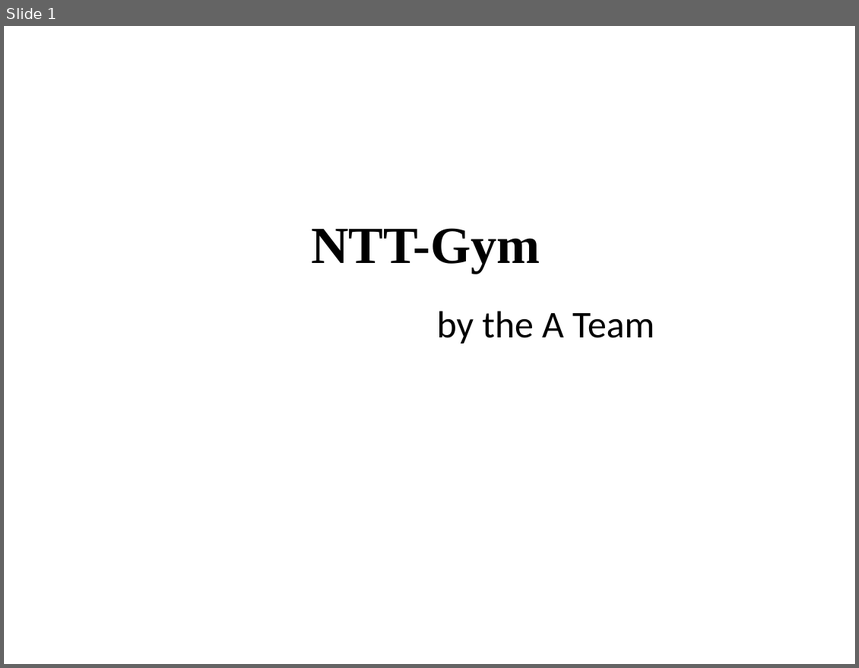
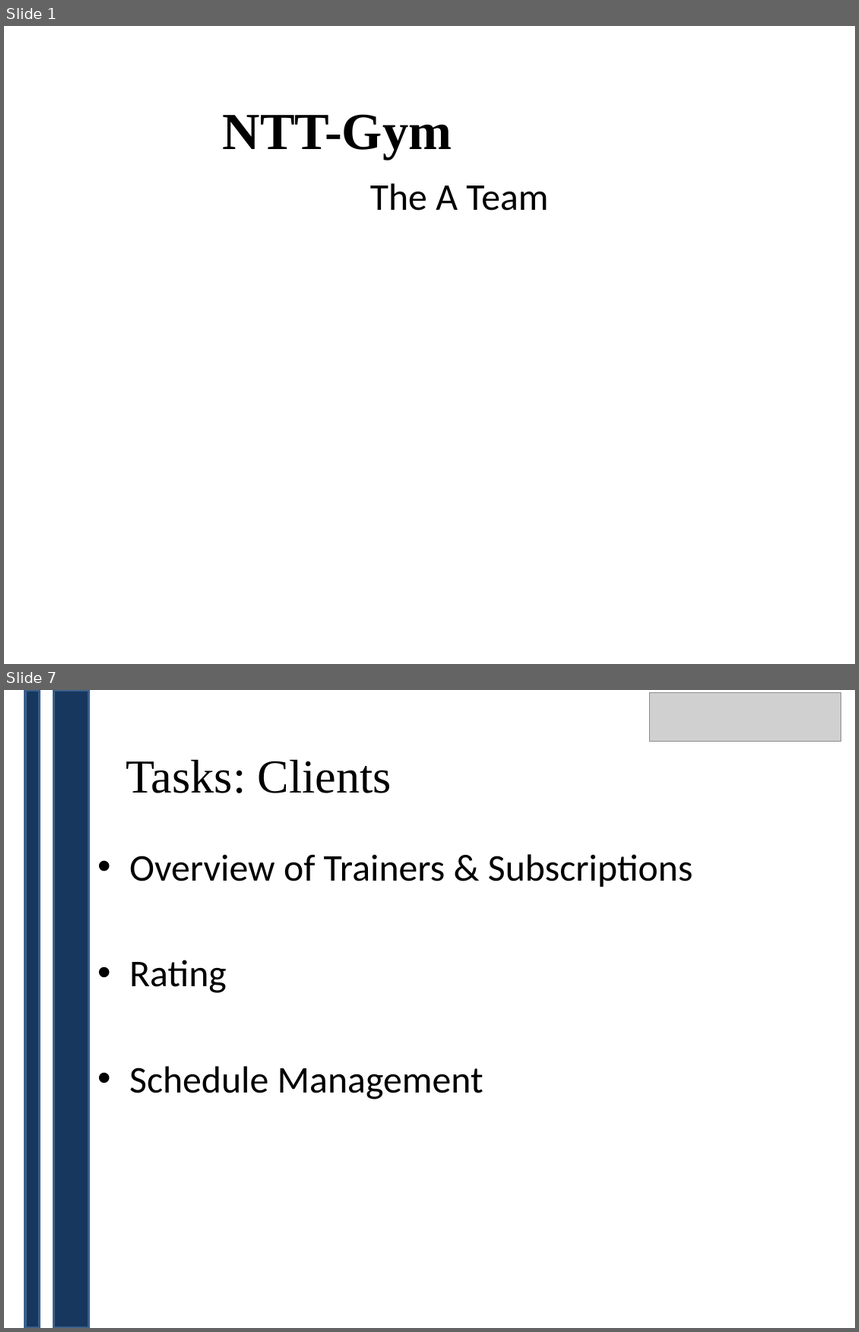
Before and after one commit to CCMV2/GymApplication, a slide deck: documentation/Documents/NTT-Gym.pptx. Shown one above the other, each under a label of ours: slide 1 before the commit, slides 1 and 7 after it; the slides between them are not shown. The pictures are 859x668 and 859x1332 pixels, drawn with LibreOffice and Linux fonts; fonts in the diff are those of the drawing; grey boxes stand for pictures; background and template pictures are left out. Boxes give left, top, right and bottom in pixels: in the first picture for what was removed or moved away, otherwise in the second. Text is boxed around its words. In the diff, an @@ line names an element or a change of style, - is before the commit and + after.

```diff
--- a/documentation/Documents/NTT-Gym.pptx
+++ b/documentation/Documents/NTT-Gym.pptx
@@ slide 7 added at [4, 690, 855, 1328], background #FFFFFF @@
@@ rectangle added at [25, 690, 40, 1328], fill #17375E, outline #3A5F8C 2 pt @@
@@ rectangle added at [53, 690, 89, 1328], fill #17375E, outline #3A5F8C 2 pt @@
@@ picture added at [649, 692, 841, 741] @@
@@ text added at [126, 759, 392, 793], 40 pt, text #000000 @@
+Tasks: Clients
@@ text added at [129, 854, 693, 1100], 32 pt, text #000000 @@
+• Overview of Trainers & Subscriptions
+• Rating
+• Schedule Management
@@ slide 1 changed as well @@
@@ title "NTT-Gym": place and size @@
-title "NTT-Gym" at [311, 228, 541, 273]
+title "NTT-Gym" at [223, 114, 452, 160]
@@ subtitle at [370, 183, 548, 211]: text changed @@
-by the A Team
+The A Team
```
Also in this commit, not shown: 6 other slides changed, 10 other slides added, 11 slides removed.
